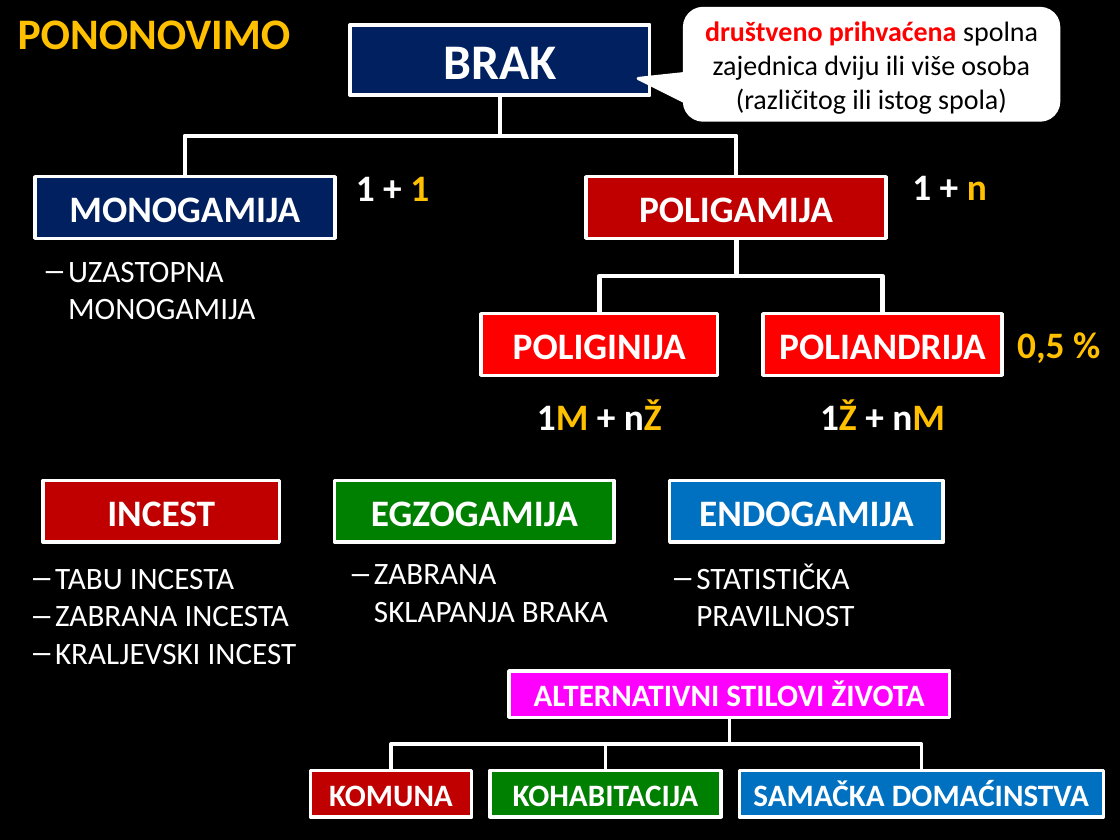
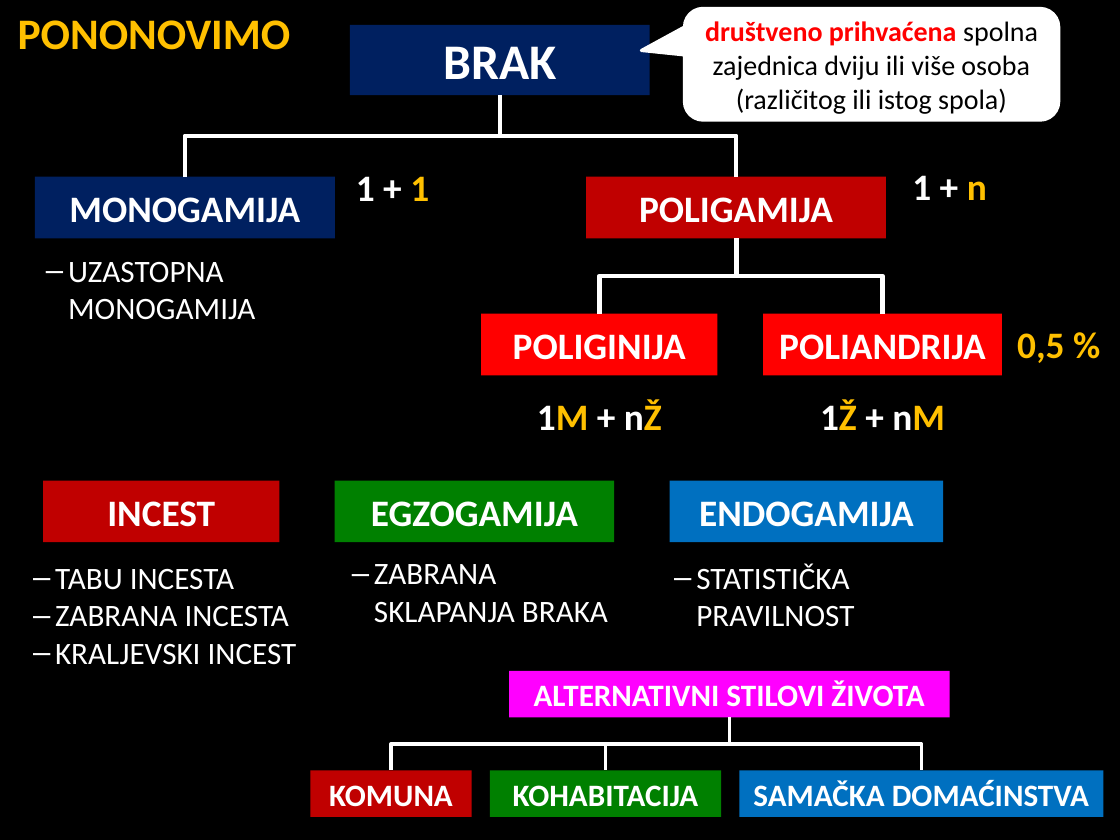
Before and after one commit to srednja-skola/sociologija, a slide deck: slide 18 of data/pptx/008_Obitelj_brak_i_srodstvo.pptx. Drawn at 1120x840 pixels with LibreOffice and Linux fonts; fonts in the diff are those of the drawing. Boxes give left, top, right and bottom in pixels: in the first picture for what was removed or moved away, otherwise in the second. Text is boxed around its words. In the diff, an @@ line names an element or a change of style, - is before the commit and + after.

```diff
--- a/data/pptx/008_Obitelj_brak_i_srodstvo.pptx
+++ b/data/pptx/008_Obitelj_brak_i_srodstvo.pptx
@@ rounded speech box "društveno prihvaćena spolna zajednica dviju ..." at [684, 8, 1058, 120]: proportions changed @@
@@ outline #FFFFFF 2.25 pt to none in 12 elements at [349, 25, 650, 95], [35, 177, 335, 239], [586, 177, 886, 239], [482, 314, 718, 375], [763, 314, 1001, 375], [44, 480, 280, 542], [335, 480, 615, 542], [670, 480, 943, 542], [310, 771, 472, 816], [491, 771, 721, 816], [739, 771, 1103, 816], [508, 671, 949, 717] @@
```
Also in this commit, not shown: 14 other slides changed, 2 slides removed, 1 other file.
